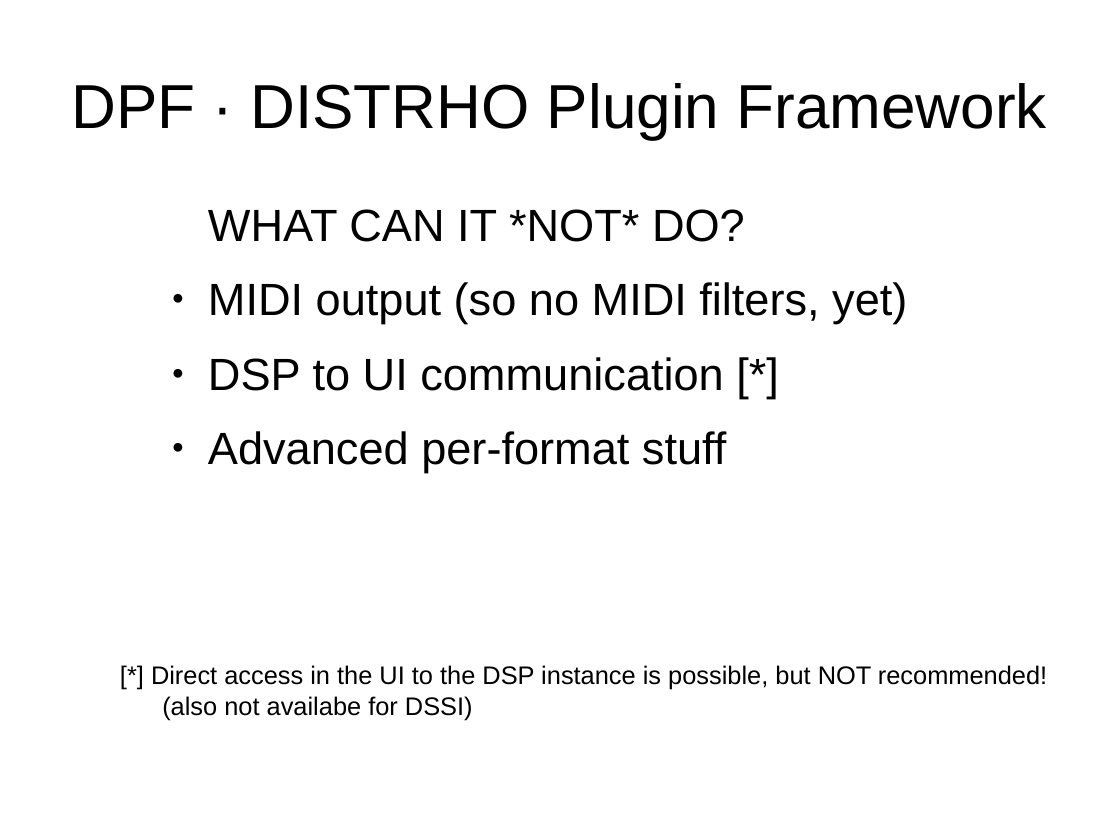
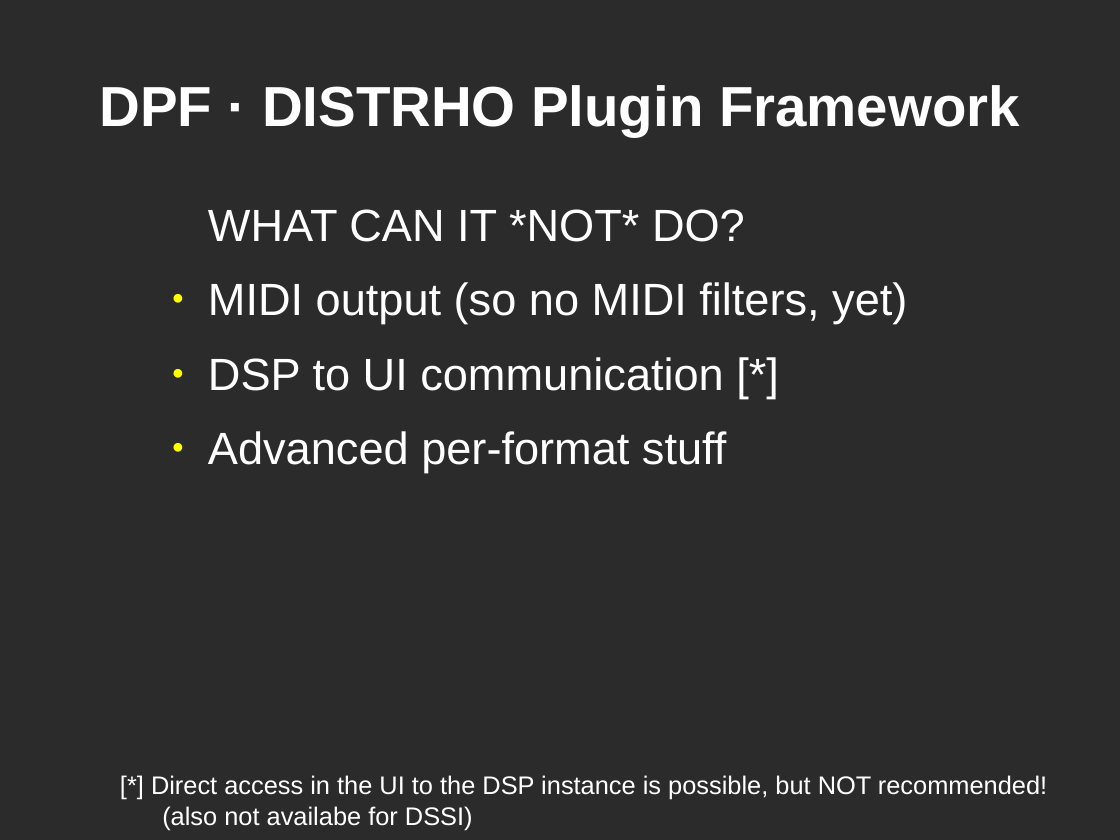
Before and after one commit to DISTRHO/DPF, a slide deck: slide 6 of lac/2014-small-talk.odp. Drawn at 1120x840 pixels with LibreOffice and Linux fonts; fonts in the diff are those of the drawing; background and template pictures are left out; a plain dark background stands for a picture behind light text. Boxes give left, top, right and bottom in pixels: in the first picture for what was removed or moved away, otherwise in the second. Text is boxed around its words. In the diff, an @@ line names an element or a change of style, - is before the commit and + after.

```diff
--- a/lac/2014-small-talk.odp
+++ b/lac/2014-small-talk.odp
@@ background #FFFFFF to picture (left out) @@
@@ title "DPF · DISTRHO Plugin Framework" at (99,85,1020,136): size 44 to 40 pt, text colour #000000 to #FFFFFF, bold on @@
@@ text "WHAT CAN IT *NOT* DO?" at (208,209,907,472): text colour #000000 to #FFFFFF; bullet colour #000000 to #FFFF00 @@
@@ title "[*] Direct access in the ...": place and size @@
-title "[*] Direct access in the ..." at (151,665,1047,720)
+title "[*] Direct access in the ..." at (151,775,1047,830)
@@ title "[*] Direct access in the ..." at (151,775,1047,830): text colour #000000 to #FFFFFF @@
```
Also in this commit, not shown: 8 other slides changed, 1 slide added, 2 other files.
